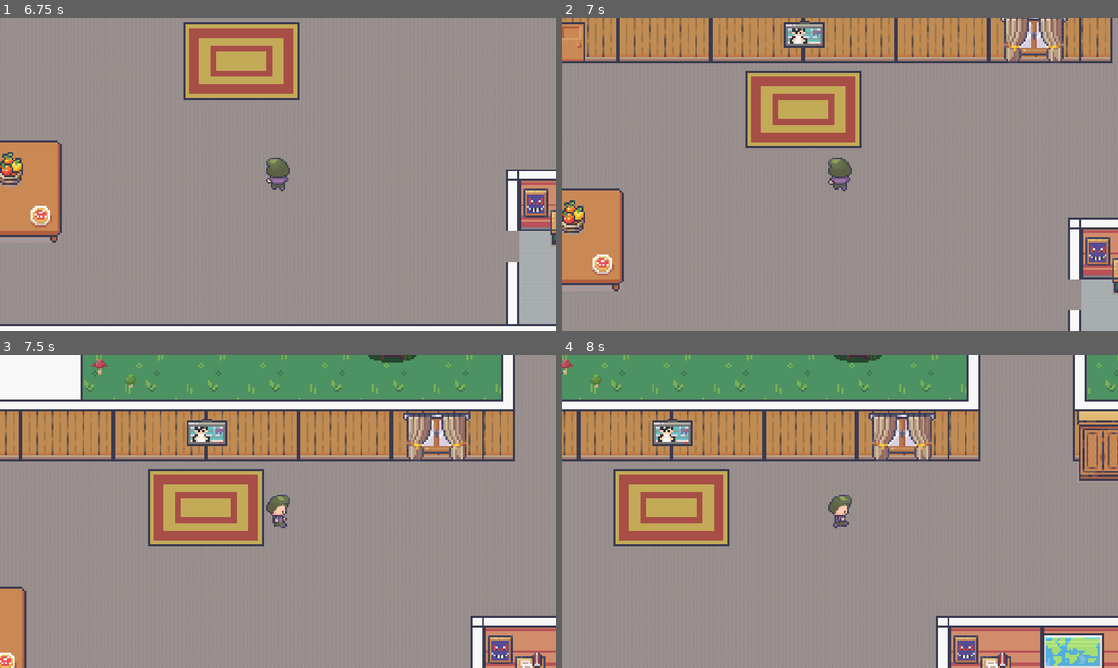
Above: before the commit, frames 1-4 (two rows, left to right).
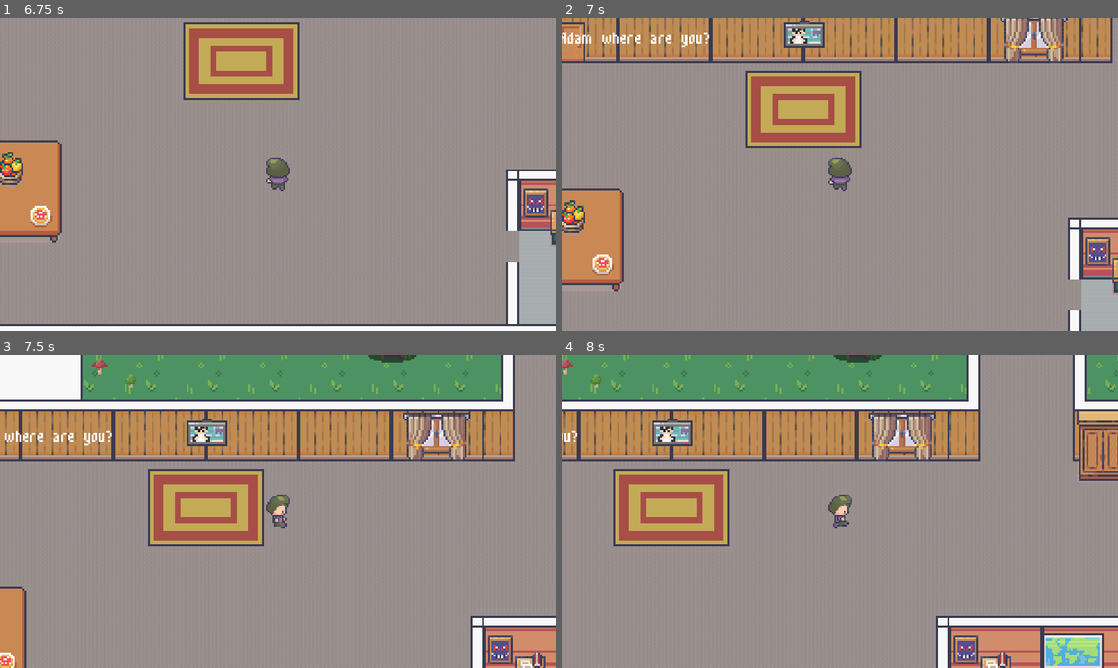
Above: after the commit, the same moments.

Repository: rgreenan55/DegreeDungeon
Game: Godot game, scene res://scenes/main/Test.tscn
Two runs of this game, one before a commit and one after it. Both use one fixed random seed, a clock stepped at 60 frames per second and the inputs below. This scene is started directly instead of the project's main scene.
Inputs:
- Up to frame 1 (6.75 s): hold Up (move_up) 0.53-2.03 s; tap P (dev_dmg) at 0.6, 1.35, 2.1, 2.85, 3.6, 5.85, 6.6 s; hold Left (move_left) 2.03-3.53 s; hold Down (move_down) 3.53-4.25 s; click "Restart" at 4.25 s; click "Play" at 5 s; hold Right (move_right) 5.78-6.53 s; hold Up (move_up) from 6.53 s (still down)
- Up to frame 2 (7 s): keep holding Up (move_up)
- Up to frame 3 (7.5 s): release Up (move_up) at 7.28 s; hold Right (move_right) from 7.28 s (still down); tap P (dev_dmg) at 7.35 s
- Up to frame 4 (8 s): keep holding Right (move_right)

Frame 1 is identical in both runs. In frame 2, 0.4% of the frame differs, in the area x 0-27%, y 4-10%; in frame 3, 0.3%; in frame 4, less than 0.1%.

Commit message:
Added better organization to the ui directory. Created a speech_bubble scene that allows for static speech to be rendered in game. Trying to incorporate this into the home scene

Diff:
--- a/menus/title/title_menu.tscn
+++ b/menus/title/title_menu.tscn
@@ -5,7 +5,7 @@
 [ext_resource type="Texture2D" uid="uid://c5dcihw1vclu3" path="res://menus/title/assets/DegreeDungeonTitle.png" id="4_2c2i6"]
 [ext_resource type="Shader" path="res://menus/title/title_menu.gdshader" id="4_nrtk4"]
 [ext_resource type="Texture2D" uid="uid://bc7t7hfoumnot" path="res://menus/title/assets/DegreeDungeonTitleBackground.png" id="5_vvnl2"]
-[ext_resource type="PackedScene" uid="uid://dlkxnlrqqt2mj" path="res://ui/scene_transition.tscn" id="7_tuyc0"]
+[ext_resource type="PackedScene" uid="uid://dlkxnlrqqt2mj" path="res://ui/scene_transition_ui/scene_transition.tscn" id="7_tuyc0"]
 
 [sub_resource type="ShaderMaterial" id="ShaderMaterial_v88ga"]
 shader = ExtResource("4_nrtk4")
--- a/scenes/main/Test.tscn
+++ b/scenes/main/Test.tscn
@@ -3,9 +3,9 @@
 [ext_resource type="PackedScene" uid="uid://urlec0li4vsi" path="res://scenes/common/map_template_GWC124.tscn" id="1_0us5t"]
 [ext_resource type="Script" path="res://scenes/main/Test.gd" id="1_m3ssa"]
 [ext_resource type="PackedScene" uid="uid://bu0mw60kso2sl" path="res://entities/player/Player.tscn" id="2_hbgph"]
-[ext_resource type="PackedScene" uid="uid://dk2p23b6cvj8e" path="res://ui/ui.tscn" id="3_nvljr"]
+[ext_resource type="PackedScene" uid="uid://dk2p23b6cvj8e" path="res://ui/player_ui/ui.tscn" id="3_nvljr"]
 [ext_resource type="PackedScene" uid="uid://bghlk20cvt4ed" path="res://entities/enemies/Enemy.tscn" id="5_hhc6x"]
-[ext_resource type="PackedScene" uid="uid://dlkxnlrqqt2mj" path="res://ui/scene_transition.tscn" id="5_x2l04"]
+[ext_resource type="PackedScene" uid="uid://dlkxnlrqqt2mj" path="res://ui/scene_transition_ui/scene_transition.tscn" id="5_x2l04"]
 
 [node name="Test" type="Node2D"]
 script = ExtResource("1_m3ssa")
--- a/scenes/world_0/player_home.gd
+++ b/scenes/world_0/player_home.gd
@@ -1,10 +1,20 @@
 extends Node2D
-
 
 @onready var player = $Player
 @onready var player_camera = $PlayerCamera
+@onready var mom_speech_bubble = %MomSpeechBubble
+
+# Variables
+var mom_text_pre_trigger = [
+	"Adammm",
+	"Adam quick come here!",
+	"Adam where are you?"
+]
+
+var has_adam_triggered_mom: bool = false
 
 func _ready():
+	_update_mom_speech()
 	_update_camera_pos()
 
 func _process(delta):
@@ -14,3 +24,18 @@
 	player_camera.position.x = player.position.x
 	player_camera.position.y = player.position.y
 	# player_camera.position = clamp(player_camera.position, Vector2(0, 0), Vector2(1152, 648))
+
+func _update_mom_speech():
+	if !has_adam_triggered_mom:
+		# Pull from the array of speech bubbles
+		mom_speech_bubble.set_text(mom_text_pre_trigger.pick_random())
+	else:
+		pass
+
+func _on_mom_timer_timeout():
+	if !has_adam_triggered_mom:
+		_update_mom_speech()
+
+
+func _on_mom_trigger_body_entered(body):
+	print(body.name)
--- a/scenes/world_0/player_home.tscn
+++ b/scenes/world_0/player_home.tscn
@@ -1,11 +1,12 @@
-[gd_scene load_steps=11 format=3 uid="uid://ck0pn4iprgpq8"]
+[gd_scene load_steps=13 format=3 uid="uid://ck0pn4iprgpq8"]
 
 [ext_resource type="Script" path="res://scenes/world_0/player_home.gd" id="1_3xm6r"]
 [ext_resource type="Texture2D" uid="uid://c5awkqqlxkbh3" path="res://scenes/common/Interiors_free_16x16.png" id="1_brp2g"]
 [ext_resource type="Texture2D" uid="uid://cyff2im8g5lli" path="res://scenes/common/Room_Builder_free_16x16.png" id="2_re54i"]
 [ext_resource type="Texture2D" uid="uid://cnbrn31ljo5ak" path="res://scenes/assets/RPG Nature Tileset.png" id="3_fpwvc"]
 [ext_resource type="PackedScene" uid="uid://bu0mw60kso2sl" path="res://entities/player/Player.tscn" id="5_7qsbc"]
-[ext_resource type="PackedScene" uid="uid://dlkxnlrqqt2mj" path="res://ui/scene_transition.tscn" id="6_rl8h0"]
+[ext_resource type="PackedScene" uid="uid://dlkxnlrqqt2mj" path="res://ui/scene_transition_ui/scene_transition.tscn" id="6_rl8h0"]
+[ext_resource type="PackedScene" uid="uid://d3ihesiv3yinj" path="res://ui/speech_bubble_ui/speech_bubble.tscn" id="7_lu881"]
 
 [sub_resource type="TileSetAtlasSource" id="TileSetAtlasSource_p8knd"]
 texture = ExtResource("1_brp2g")
@@ -5839,6 +5840,9 @@
 sources/1 = SubResource("TileSetAtlasSource_egox1")
 sources/2 = SubResource("TileSetAtlasSource_q58s1")
 
+[sub_resource type="RectangleShape2D" id="RectangleShape2D_iucc1"]
+size = Vector2(52, 44)
+
 [node name="PlayerHome" type="Node2D"]
 script = ExtResource("1_3xm6r")
 
@@ -5870,8 +5874,28 @@
 position = Vector2(536, 565)
 scale = Vector2(0.5, 0.5)
 
+[node name="MomSpeechBubble" parent="." instance=ExtResource("7_lu881")]
+unique_name_in_owner = true
+position = Vector2(475, 445)
+scale = Vector2(0.25, 0.25)
+
+[node name="MomTrigger" type="Area2D" parent="."]
+position = Vector2(473, 450)
+
+[node name="CollisionShape2D" type="CollisionShape2D" parent="MomTrigger"]
+z_index = 1
+position = Vector2(1, 12)
+shape = SubResource("RectangleShape2D_iucc1")
+
+[node name="MomTimer" type="Timer" parent="."]
+wait_time = 3.0
+autostart = true
+
 [node name="SceneTransition" parent="." instance=ExtResource("6_rl8h0")]
 offset_left = 257.324
 offset_top = 356.378
 offset_right = 257.324
 offset_bottom = 356.378
+
+[connection signal="body_entered" from="MomTrigger" to="." method="_on_mom_trigger_body_entered"]
+[connection signal="timeout" from="MomTimer" to="." method="_on_mom_timer_timeout"]
--- a/ui/scenes/coffee_gui.tscn
+++ b/ui/player_ui/scenes/coffee_gui.tscn
@@ -1,7 +1,7 @@
 [gd_scene load_steps=3 format=3 uid="uid://hk3gwne0w781"]
 
 [ext_resource type="Texture2D" uid="uid://cqas02dljqthn" path="res://ui/assets/sprites/FOOD.png" id="1_g4fn3"]
-[ext_resource type="Script" path="res://ui/scenes/coffee_gui.gd" id="1_j0iox"]
+[ext_resource type="Script" path="res://ui/player_ui/scenes/coffee_gui.gd" id="1_j0iox"]
 
 [node name="coffee_gui" type="Panel"]
 self_modulate = Color(1, 1, 1, 0)
--- a/ui/ui.gd
+++ b/ui/player_ui/ui.gd
@@ -1,7 +1,7 @@
 extends CanvasLayer
 class_name UI
 
-@onready var CoffeeGui = preload("res://ui/scenes/coffee_gui.tscn")
+@onready var CoffeeGui = preload("res://ui/player_ui/scenes/coffee_gui.tscn")
 @onready var health_container = %HealthContainer
 @onready var animation_player = %AnimationPlayer
 @onready var scene_transition = %SceneTransition
--- a/ui/ui.tscn
+++ b/ui/player_ui/ui.tscn
@@ -1,11 +1,11 @@
 [gd_scene load_steps=9 format=3 uid="uid://dk2p23b6cvj8e"]
 
-[ext_resource type="Script" path="res://ui/ui.gd" id="1_kkkl3"]
-[ext_resource type="PackedScene" uid="uid://dqx6lc7y0ni7" path="res://ui/scenes/paper_gui.tscn" id="2_7qcy8"]
+[ext_resource type="Script" path="res://ui/player_ui/ui.gd" id="1_kkkl3"]
 [ext_resource type="Texture2D" uid="uid://dcjrt3374nkf" path="res://ui/assets/sprites/YouFailedTitle.png" id="2_gkmy2"]
 [ext_resource type="Theme" uid="uid://coqvjnmppcj70" path="res://ui/theme_default/theme_default.tres" id="2_rijdg"]
-[ext_resource type="PackedScene" uid="uid://ceby5p67mj3tn" path="res://ui/scenes/fail_gui.tscn" id="3_qyiqj"]
-[ext_resource type="PackedScene" uid="uid://dlkxnlrqqt2mj" path="res://ui/scene_transition.tscn" id="6_k581a"]
+[ext_resource type="PackedScene" uid="uid://dqx6lc7y0ni7" path="res://ui/player_ui/scenes/paper_gui.tscn" id="2_u75gu"]
+[ext_resource type="PackedScene" uid="uid://ceby5p67mj3tn" path="res://ui/player_ui/scenes/fail_gui.tscn" id="3_ein7f"]
+[ext_resource type="PackedScene" uid="uid://dlkxnlrqqt2mj" path="res://ui/scene_transition_ui/scene_transition.tscn" id="6_k581a"]
 
 [sub_resource type="Animation" id="Animation_tsdnh"]
 resource_name = "Fail_Paper_Spin_In"
@@ -108,7 +108,7 @@
 offset_right = 40.0
 offset_bottom = 40.0
 
-[node name="FailPaper" parent="PlayerFail" instance=ExtResource("2_7qcy8")]
+[node name="FailPaper" parent="PlayerFail" instance=ExtResource("2_u75gu")]
 modulate = Color(1, 1, 1, 0)
 layout_mode = 2
 offset_left = 678.0
@@ -117,7 +117,7 @@
 offset_bottom = 462.0
 scale = Vector2(0.1, 0.1)
 
-[node name="FailSymbol" parent="PlayerFail" instance=ExtResource("3_qyiqj")]
+[node name="FailSymbol" parent="PlayerFail" instance=ExtResource("3_ein7f")]
 modulate = Color(1, 1, 1, 0)
 layout_mode = 1
 offset_left = 832.0
--- a/ui/scene_transition.tscn
+++ b/ui/scene_transition_ui/scene_transition.tscn
@@ -1,6 +1,6 @@
 [gd_scene load_steps=5 format=3 uid="uid://dlkxnlrqqt2mj"]
 
-[ext_resource type="Script" path="res://ui/scene_transition.gd" id="1_u4q8k"]
+[ext_resource type="Script" path="res://ui/scene_transition_ui/scene_transition.gd" id="1_u4q8k"]
 
 [sub_resource type="Animation" id="Animation_tspl4"]
 resource_name = "Fade"
--- /dev/null
+++ b/ui/speech_bubble_ui/speech_bubble.gd
@@ -0,0 +1,10 @@
+extends Node2D
+
+@onready var dialog_label = %DialogLabel
+
+func _ready():
+	visible = false
+
+func set_text(text: String, wait_time: int = 3):
+	visible = true
+	dialog_label.text = text
--- /dev/null
+++ b/ui/speech_bubble_ui/speech_bubble.tscn
@@ -0,0 +1,41 @@
+[gd_scene load_steps=3 format=3 uid="uid://d3ihesiv3yinj"]
+
+[ext_resource type="Theme" uid="uid://coqvjnmppcj70" path="res://ui/theme_default/theme_default.tres" id="1_xqkuh"]
+[ext_resource type="Script" path="res://ui/speech_bubble_ui/speech_bubble.gd" id="2_idmj8"]
+
+[node name="SpeechBubble" type="Node2D"]
+z_index = 5
+script = ExtResource("2_idmj8")
+
+[node name="Anchor" type="Node2D" parent="."]
+
+[node name="Control" type="Control" parent="Anchor"]
+layout_mode = 3
+anchors_preset = 0
+offset_right = 241.0
+offset_bottom = 40.0
+theme = ExtResource("1_xqkuh")
+
+[node name="MarginContainer" type="MarginContainer" parent="Anchor/Control"]
+layout_mode = 1
+anchors_preset = 15
+anchor_right = 1.0
+anchor_bottom = 1.0
+grow_horizontal = 2
+grow_vertical = 2
+theme_override_constants/margin_left = 10
+theme_override_constants/margin_top = 10
+theme_override_constants/margin_right = 10
+theme_override_constants/margin_bottom = 10
+
+[node name="VBoxContainer" type="VBoxContainer" parent="Anchor/Control/MarginContainer"]
+layout_mode = 2
+
+[node name="HBoxContainer" type="HBoxContainer" parent="Anchor/Control/MarginContainer/VBoxContainer"]
+layout_mode = 2
+
+[node name="DialogLabel" type="Label" parent="Anchor/Control/MarginContainer/VBoxContainer/HBoxContainer"]
+unique_name_in_owner = true
+layout_mode = 2
+text = "Test
+"
Renamed: ui/scenes/coffee_gui.gd -> ui/player_ui/scenes/coffee_gui.gd
Renamed: ui/scenes/fail_gui.tscn -> ui/player_ui/scenes/fail_gui.tscn
Renamed: ui/scenes/paper_gui.tscn -> ui/player_ui/scenes/paper_gui.tscn
Renamed: ui/scene_transition.gd -> ui/scene_transition_ui/scene_transition.gd
